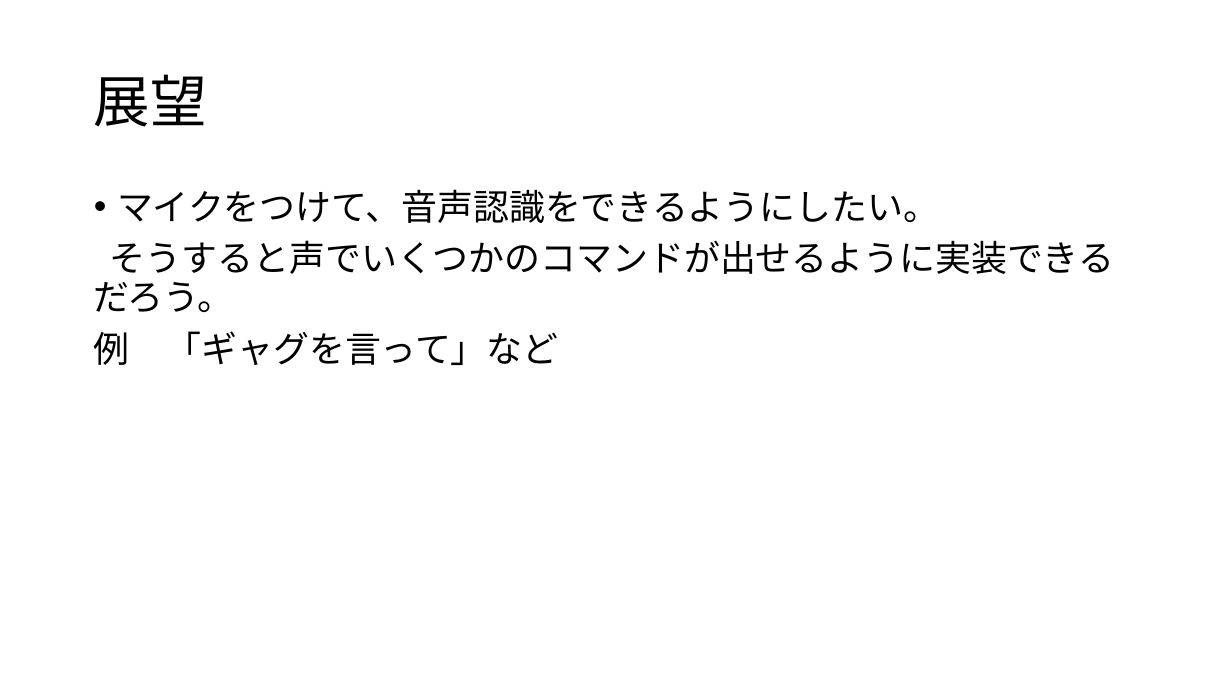
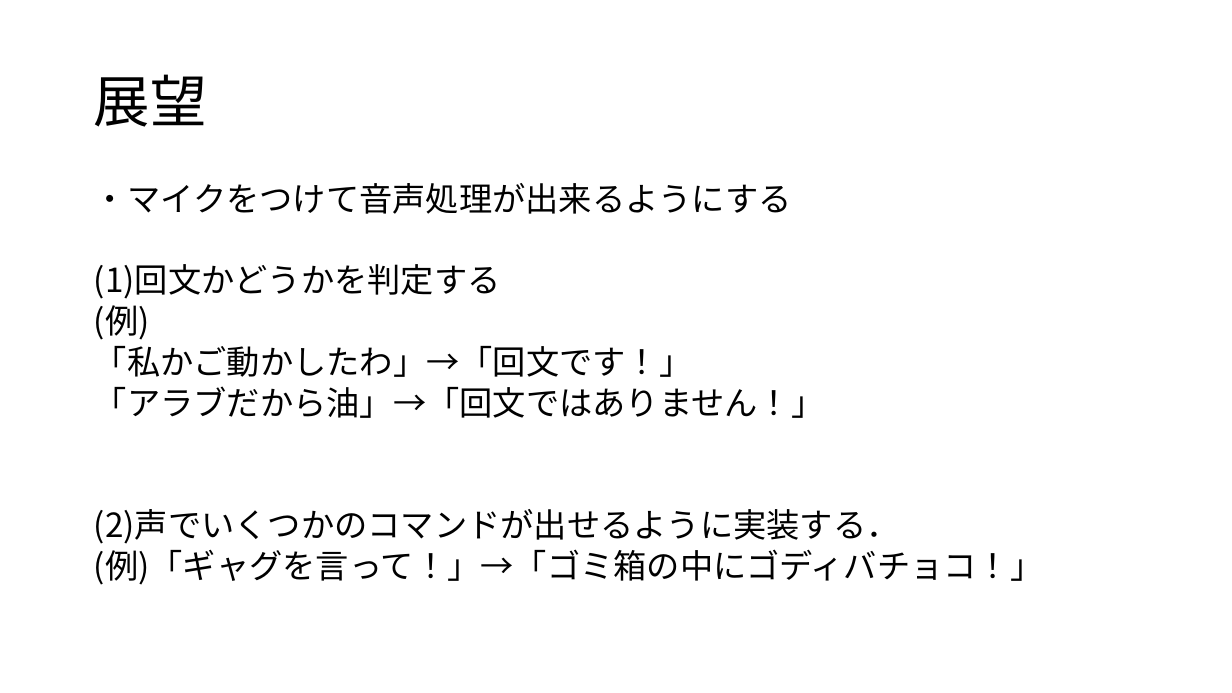
Before and after one commit to OptMist-Tokyo/experiment2018, a slide deck: slide 9 of Raspberry pi を焼こう.pptm. Drawn at 1232x693 pixels with LibreOffice and Linux fonts; fonts in the diff are those of the drawing. Boxes give left, top, right and bottom in pixels: in the first picture for what was removed or moved away, otherwise in the second. Text is boxed around its words. In the diff, an @@ line names an element or a change of style, - is before the commit and + after.

```diff
--- a/Raspberry pi を焼こう.pptm
+++ b/Raspberry pi を焼こう.pptm
@@ text at <box>94,183,1044,585</box>: text changed; size 28 to 25.9 pt @@
-• マイクをつけて、音声認識をできるようにしたい。
-そうすると声でいくつかのコマンドが出せるように実装できるだろう。
-例 「ギャグを言って」など
+・マイクをつけて音声処理が出来るようにする
+(1)回文かどうかを判定する
+(例)
+「私かご動かしたわ」→「回文です！」
+「アラブだから油」→「回文ではありません！」
+(2)声でいくつかのコマンドが出せるように実装する．
+(例)「ギャグを言って！」→「ゴミ箱の中にゴディバチョコ！」
```
Also in this commit, not shown: 3 other slides changed, 1 slide added, 2 slides removed.
